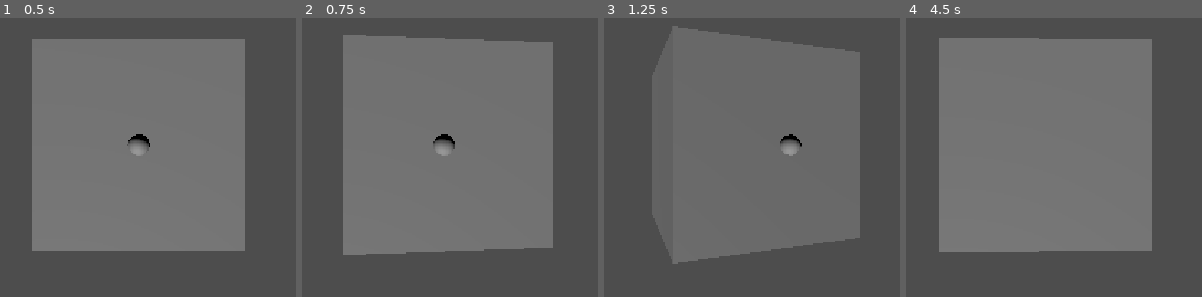
Above: before the commit, frames 1-4 (left to right).
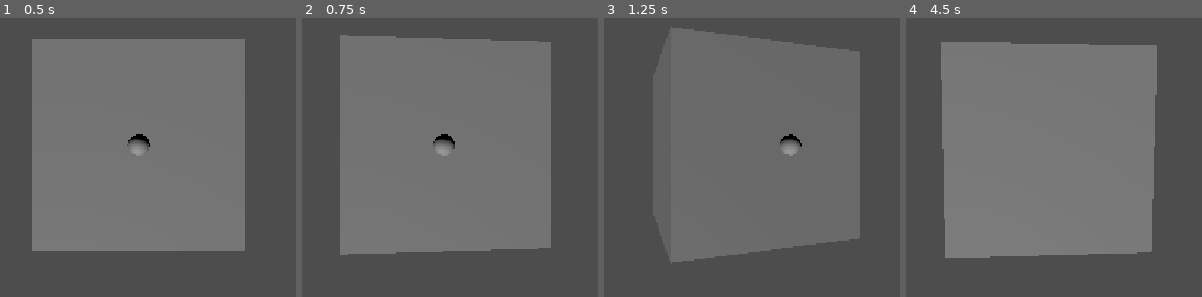
Above: after the commit, the same moments.

Repository: kol89/Godot3dPuzzle
Game: Godot game, scene res://main.tscn
Two runs of this game, one before a commit and one after it. Both use one fixed random seed, a clock stepped at 60 frames per second and the inputs below.
Inputs:
- Up to frame 1 (0.5 s): no input
- Up to frame 2 (0.75 s): tap Enter at 0.5 s; hold Right (right) from 0.53 s (still down)
- Up to frame 3 (1.25 s): keep holding Right (right)
- Up to frame 4 (4.5 s): release Right (right) at 1.28 s; hold Down (down) 1.28-2.03 s; hold Right (right) 2.03-2.78 s; hold Up (up) 2.78-3.53 s; hold Left (left) from 3.53 s (still down)

Frame 1 is identical in both runs. In frame 2, 1.5% of the frame differs, in the area x 12-85%, y 6-85%; in frame 3, 0.2%; in frame 4, 3.9%, in the area x 11-85%, y 7-87%.

Commit message:
Automatic commit by Aleksandr Fominov

Diff:
--- a/controls.gd
+++ b/controls.gd
@@ -1,5 +1,5 @@
 extends Node
-@onready var maze: RigidBody3D = $"."
+@onready var maze: AnimatableBody3D = $"."
 const rotation_limit = 0.5
 const rotation_speed = 1
 var RotX: float
@@ -16,29 +16,31 @@
 	if maze.rotation.z < -rotation_limit:
 		maze.rotation.z = -rotation_limit
 
-# Called when the node enters the scene tree for the first time.
+
 func _ready() -> void:
 	pass # Replace with function body.
 
-func _unhandled_key_input(event):
-	if !event.is_pressed():
-		RotX = 0
-		RotZ = 0
-		print(snap)
+# Called every frame. 'delta' is the elapsed time since the previous frame.
+func _process(delta: float) -> void:
+	var any_key_pressed = false
+
+	if Input.is_action_pressed("left"):
+		maze.rotation.z += delta * rotation_speed
+		any_key_pressed = true
+	if Input.is_action_pressed("right"):
+		maze.rotation.z -= delta * rotation_speed
+		any_key_pressed = true
+	if Input.is_action_pressed("up"):
+		maze.rotation.x -= delta * rotation_speed
+		any_key_pressed = true
+	if Input.is_action_pressed("down"):
+		maze.rotation.x += delta * rotation_speed
+		any_key_pressed = true
+	if not any_key_pressed:
 		maze.rotation.x /= snap
 		maze.rotation.z /= snap
-		if maze.rotation<=Vector3(0.0001, 0.0001, 0.0001) and maze.rotation>=Vector3(-0.0001, -0.0001, -0.0001):
-			maze.rotation = Vector3(0,0,0)
-
-# Called every frame. 'delta' is the elapsed time since the previous frame.
-func _process(delta: float) -> void:
-	if Input.is_action_pressed("left"):
-		maze.rotation += get_process_delta_time() * Vector3(0,0,rotation_speed)
-	if Input.is_action_pressed("right"):
-		maze.rotation += get_process_delta_time() * Vector3(0,0,-rotation_speed)
-	if Input.is_action_pressed("up"):
-		maze.rotation += get_process_delta_time() * Vector3(-rotation_speed,0,0)
-	if Input.is_action_pressed("down"):
-		maze.rotation += get_process_delta_time() * Vector3(rotation_speed,0,0)
-	print(maze.rotation_degrees.x,"", maze.rotation_degrees.z)
+		if abs(maze.rotation.x) < 0.0001:
+			maze.rotation.x = 0
+		if abs(maze.rotation.z) < 0.0001:
+			maze.rotation.z = 0
 	rotationLimiter()
--- a/maze.tscn
+++ b/maze.tscn
@@ -2,11 +2,9 @@
 
 [sub_resource type="BoxShape3D" id="BoxShape3D_2ds4m"]
 
-[node name="maze" type="RigidBody3D" unique_id=588988014]
-freeze = true
-freeze_mode = 1
+[node name="AnimatableBody3D" type="AnimatableBody3D" unique_id=1576744289]
 
-[node name="CollisionShape3D" type="CollisionShape3D" parent="." unique_id=1179882694]
+[node name="CollisionShape3D" type="CollisionShape3D" parent="." unique_id=193578136]
 shape = SubResource("BoxShape3D_2ds4m")
 
-[node name="CSGBox3D" type="CSGBox3D" parent="." unique_id=1457992950]
+[node name="CSGBox3D" type="CSGBox3D" parent="." unique_id=1289675434]
